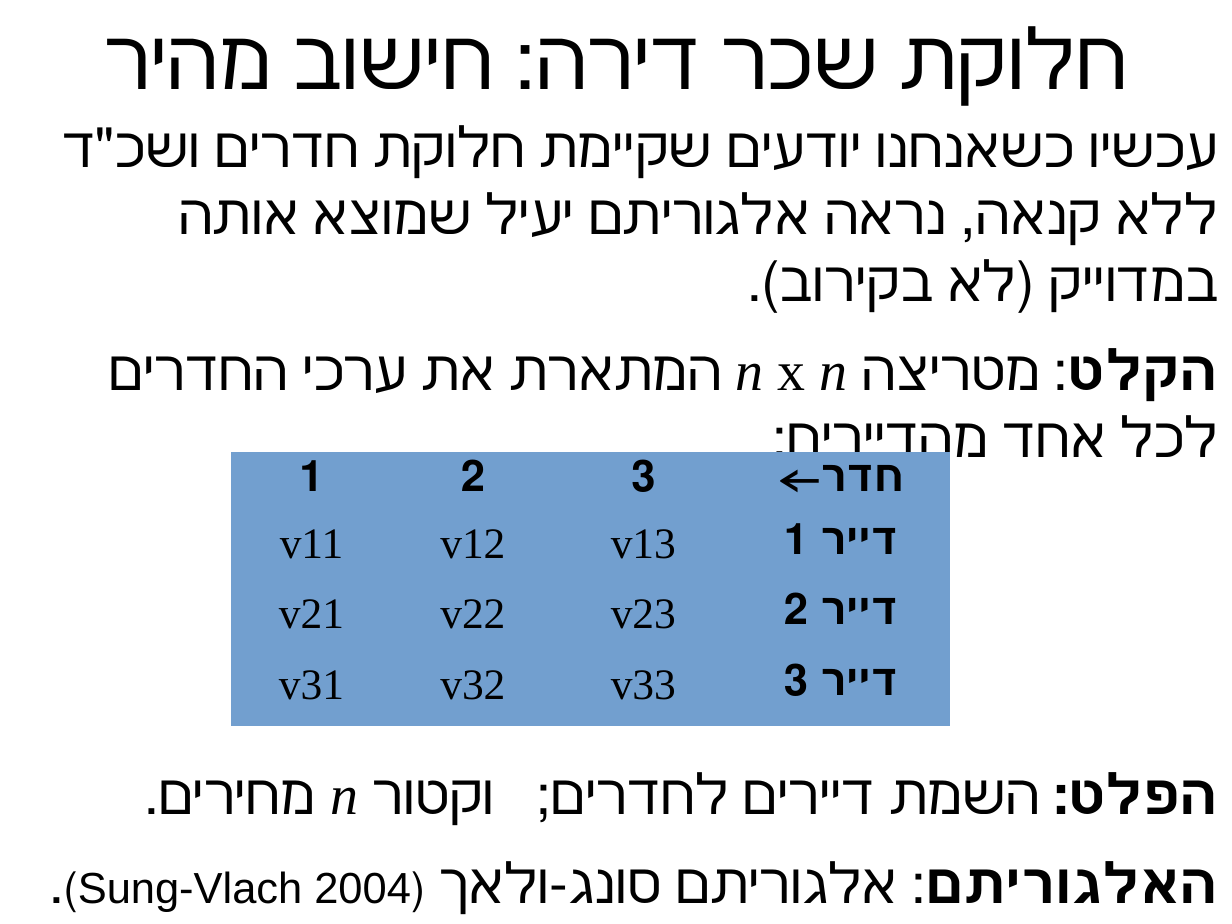
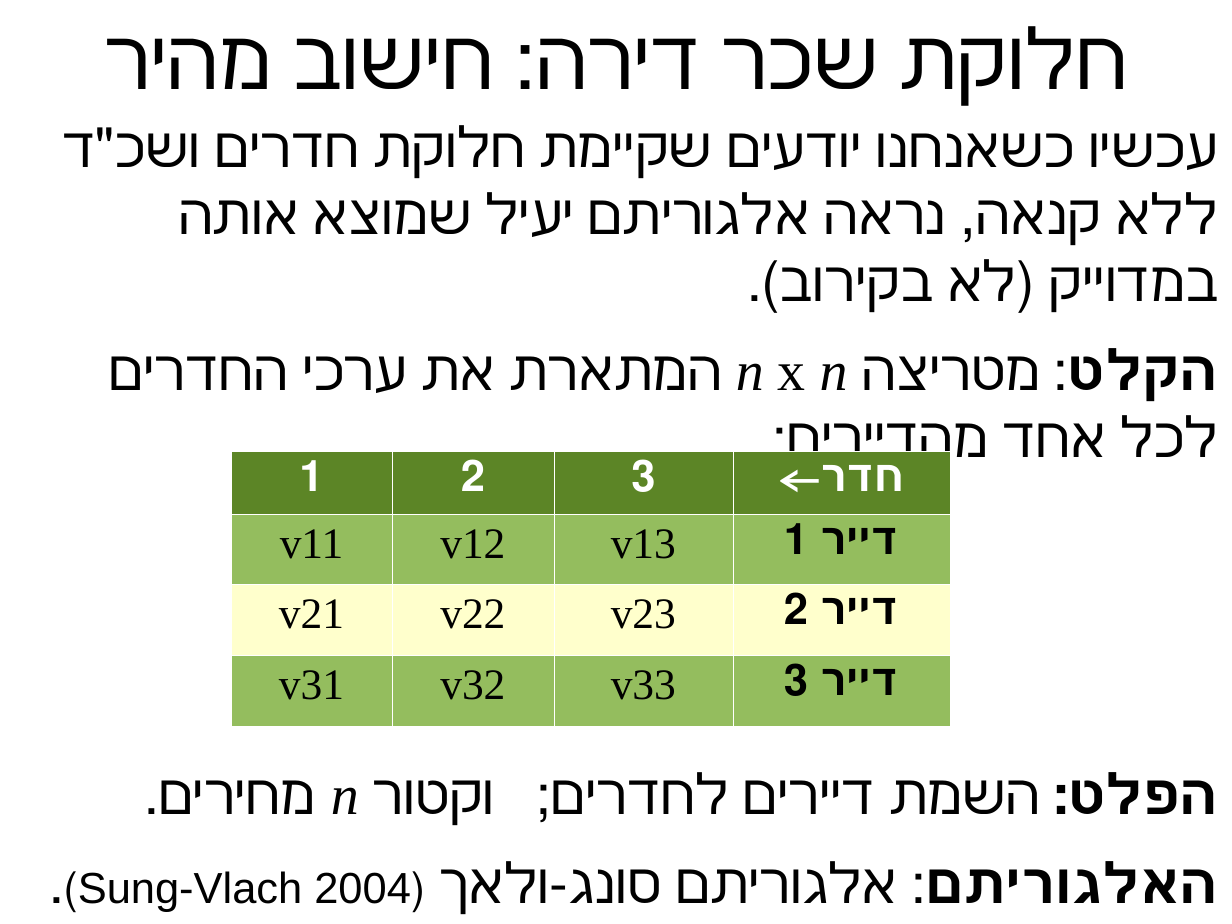
Before and after one commit to erelsgl-at-ariel/algorithms-5781, a slide deck: slide 11 of 03-rental-harmony/slides.odp. Drawn at 1232x924 pixels with LibreOffice and Linux fonts; fonts in the diff are those of the drawing. Boxes give left, top, right and bottom in pixels: in the first picture for what was removed or moved away, otherwise in the second. Text is boxed around its words. In the diff, an @@ line names an element or a change of style, - is before the commit and + after.

```diff
--- a/03-rental-harmony/slides.odp
+++ b/03-rental-harmony/slides.odp
@@ table at [231,452,950,726] @@
@@ fill #729FCF to #5C8526 in row 1 @@
@@ fill #729FCF to #94BD5E in 8 cells @@
@@ fill #729FCF to #FFFFCC in row 3 @@
@@ text colour #000000 to #FFFFFF in "1", "2", "3", "חדר←" @@
@@ borders changed @@
```
Also in this commit, not shown: 8 other slides changed, 7 other files.
